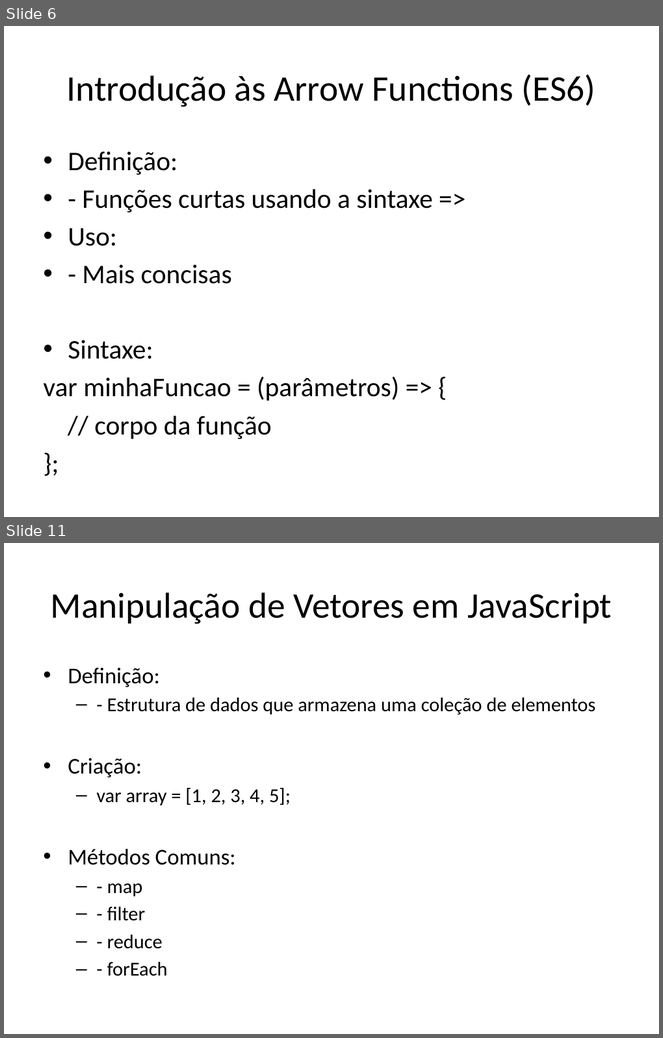
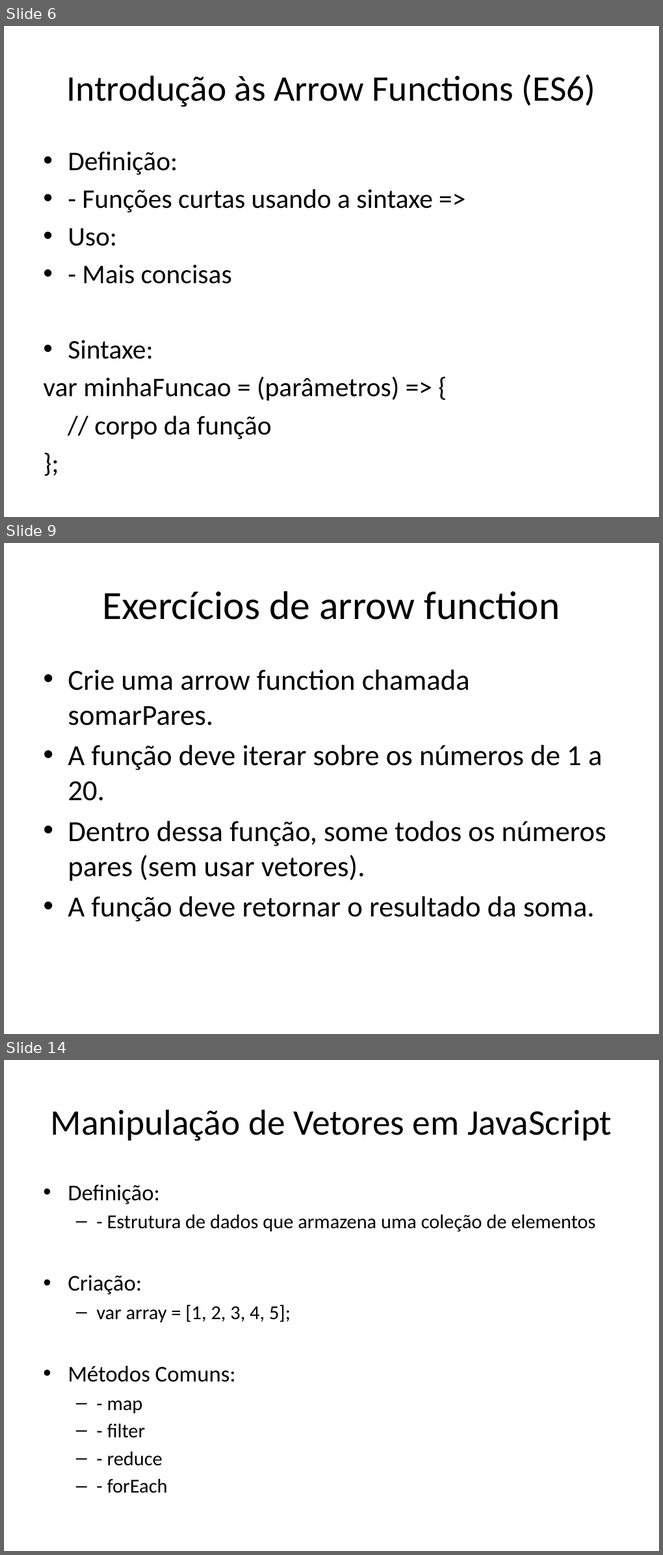
Before and after one commit to dfpires/progcomp2-2024a, a slide deck: ES5e6.pptx. Shown one above the other, each under a label of ours: slides 6 and 11 before the commit, slides 6, 9 and 14 after it; the slides between them are not shown. The pictures are 663x1038 and 663x1555 pixels, drawn with LibreOffice and Linux fonts; fonts in the diff are those of the drawing. Boxes give left, top, right and bottom in pixels: in the first picture for what was removed or moved away, otherwise in the second. Text is boxed around its words. In the diff, an @@ line names an element or a change of style, - is before the commit and + after.

```diff
--- a/ES5e6.pptx
+++ b/ES5e6.pptx
@@ slide 9 added at (4,543,659,1034), background #FFFFFF @@
@@ title added at (102,591,560,620), 44 pt, text #000000 @@
+Exercícios de arrow function
@@ text added at (68,670,607,922), 32 pt, text #000000 @@
+• Crie uma arrow function chamada somarPares.
+• A função deve iterar sobre os números de 1 a 20.
+• Dentro dessa função, some todos os números pares (sem usar vetores).
+• A função deve retornar o resultado da soma.
@@ what was slide 11 is now slide 14 @@
```
Also in this commit, not shown: 2 slides changed, 10 other slides added, 2 slides removed.
